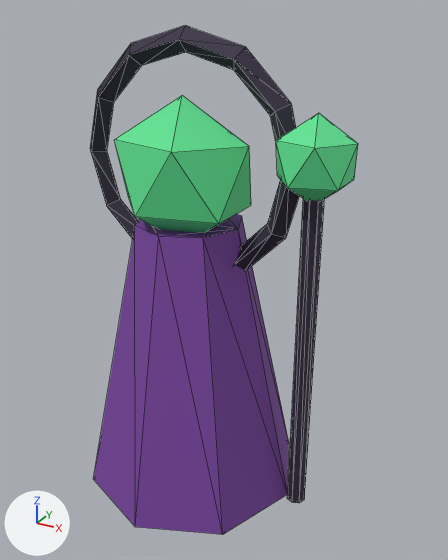
Renders of the glTF model assets/models/enemy_void_caster.glb from each side of a commit.
One viewpoint serves both versions: a 50 mm lens placed at (1.27, -2.02, 1.98), pointed at (0.14, 0.03, 0.96). The axes (+X, +Y, +Z) are drawn at lower left. The lights are the same throughout. The older version comes first. Mesh edges are drawn as thin lines.

Script lines for the objects in view, before the commit:
```python
mat_caster_acid = principled_material('caster_acid')
mat_caster_acid.base_color = (0.12, 0.78, 0.3)  # green #61e595
mat_caster_acid.metallic = 0.1
mat_caster_acid.roughness = 0.72
me_cone_020 = bpy.data.meshes.new('Cone.020')
me_cone_020.from_pydata(...)  # 104 vertices, 192 faces; spans x -0.49..0.66, y -0.48..0.48, z 0.0..1.93
# faces by material slot: [28, 40, 124]
me_cone_020.materials.append(mat_caster_robe)  # purple #7c45a2
me_cone_020.materials.append(mat_caster_acid)  # green #61e595
me_cone_020.materials.append(mat_caster_dark)  # dark purple #352c42
ob_enemy_void_caster = bpy.data.objects.new('enemy_void_caster', me_cone_020)
ob_enemy_void_caster.location = (0.0, 0.0, 0.0)
```
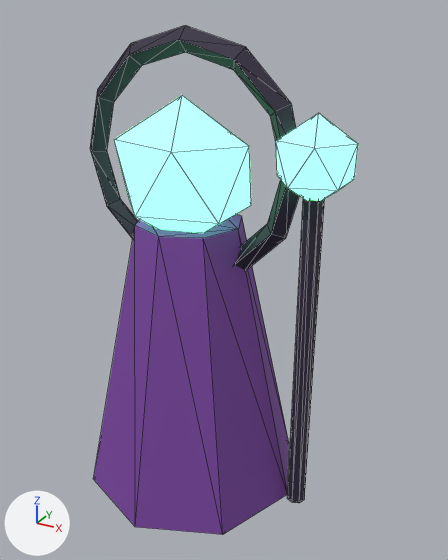
Where the change shows, as pixel boxes (x1, y1, x2, y2) in the pictures (448 x 560 px):
'enemy_void_caster', recoloured, surface changed (lighter)
    both: (90, 39, 358, 258)

What changed in the scene script:
```text
Change mat_caster_acid:
    add mat_caster_acid.emission_color = (0.189, 1.0, 0.41)  # green #78ffac
    add mat_caster_acid.emission_strength = 2.147
```
